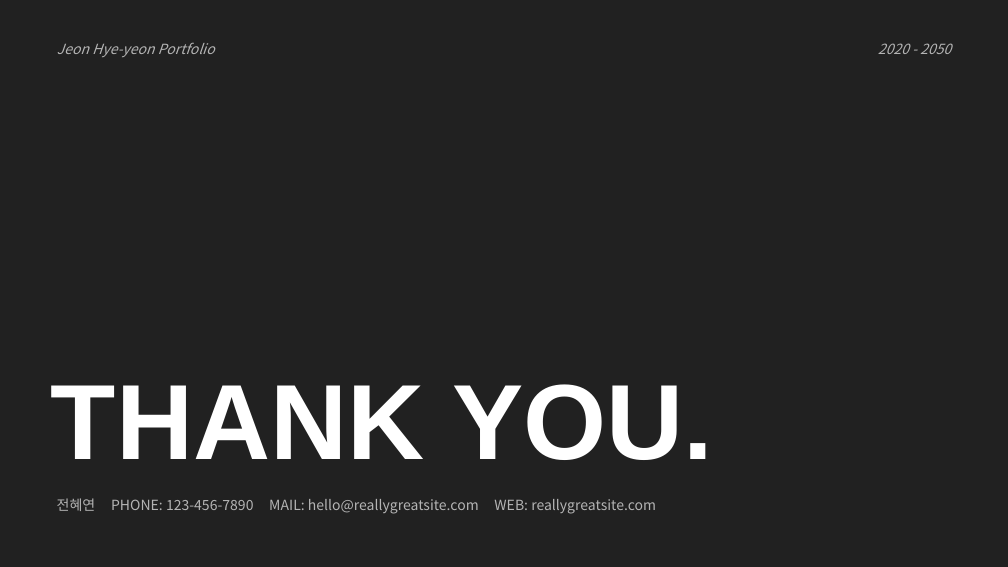
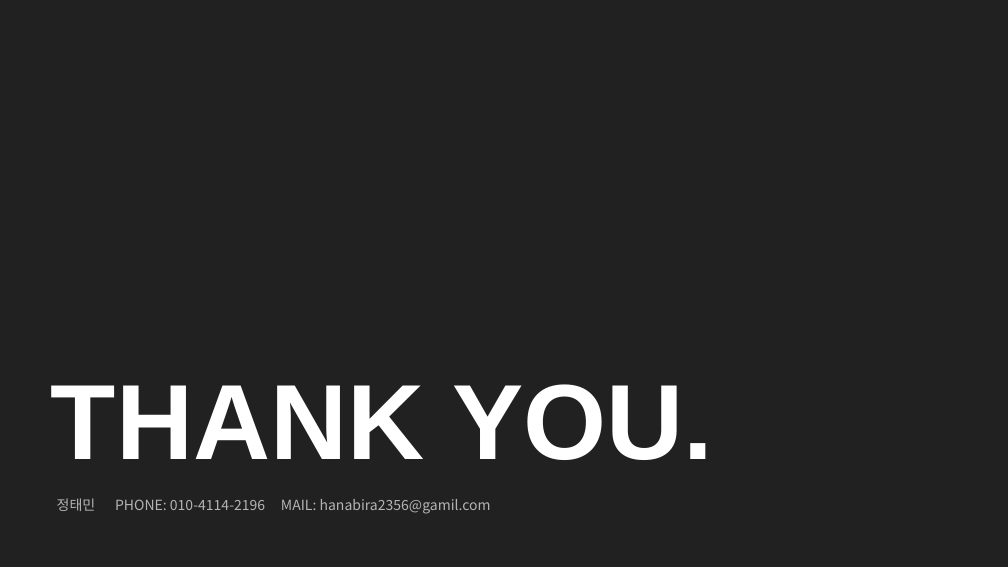
Before and after one commit to hanabi2356/Skul, a slide deck: slide 13 of 포트폴리오.pptx (slide 6 before the commit). Drawn at 1008x567 pixels with LibreOffice and Linux fonts; fonts in the diff are those of the drawing. Boxes give left, top, right and bottom in pixels: in the first picture for what was removed or moved away, otherwise in the second. Text is boxed around its words. In the diff, an @@ line names an element or a change of style, - is before the commit and + after.

```diff
--- a/포트폴리오.pptx
+++ b/포트폴리오.pptx
@@ text removed at (57, 43, 215, 57) @@
-Jeon Hye-yeon Portfolio
@@ text removed at (878, 43, 951, 54) @@
-2020 - 2050
@@ text at (57, 498, 491, 514): text changed @@
-전혜연 PHONE: 123-456-7890 MAIL: hello@reallygreatsite.com WEB: reallygreatsite.com
+정태민 PHONE: 010-4114-2196 MAIL: hanabira2356@gamil.com
```
Also in this commit, not shown: 1 other slide changed, 8 slides added, 1 slide removed.
